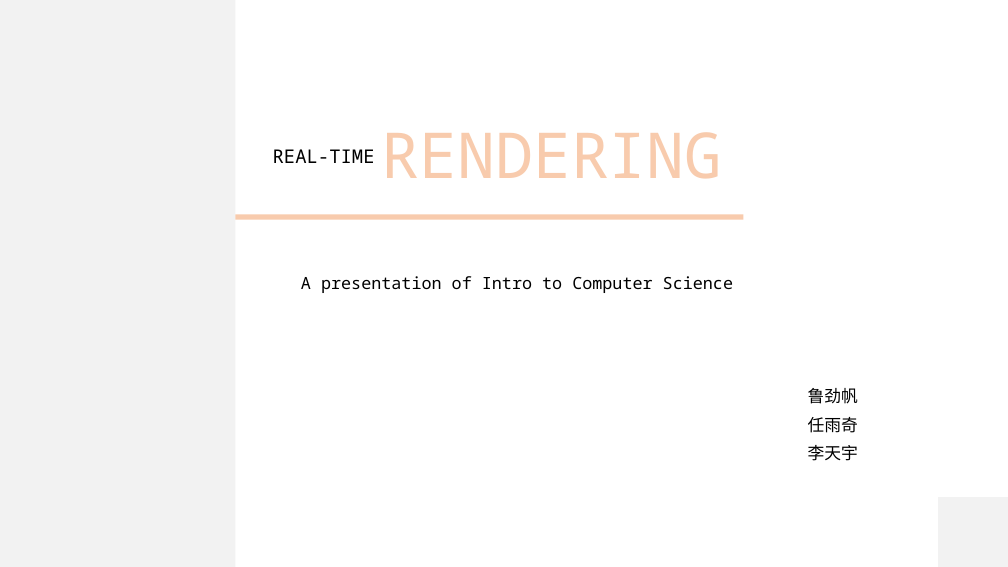
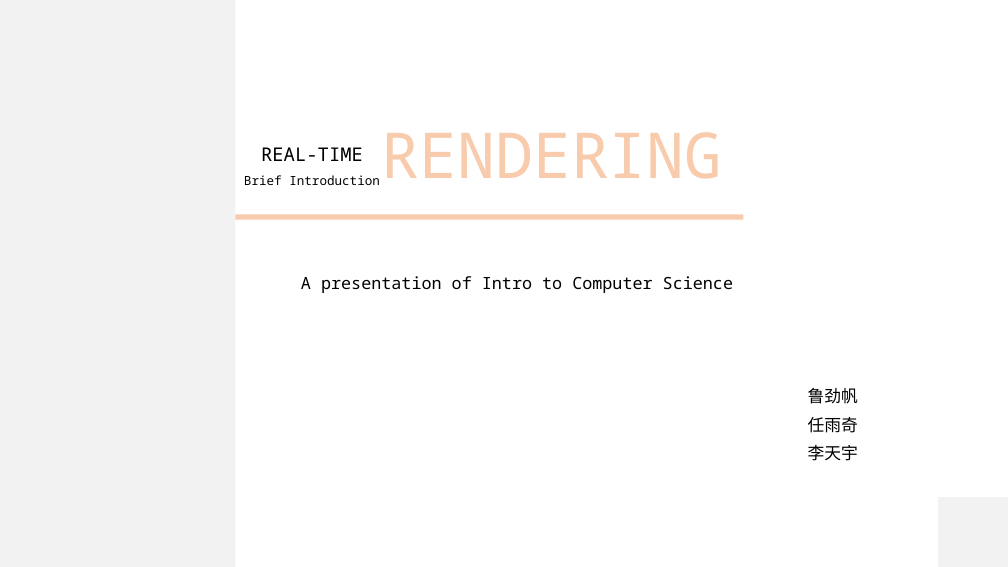
Before and after one commit to LJFYC007/Cosmos, a slide deck: slide 1 of Real-time rendering.pptx. Drawn at 1008x567 pixels with LibreOffice and Linux fonts; fonts in the diff are those of the drawing. Boxes give left, top, right and bottom in pixels: in the first picture for what was removed or moved away, otherwise in the second. Text is boxed around its words. In the diff, an @@ line names an element or a change of style, - is before the commit and + after.

```diff
--- a/Real-time rendering.pptx
+++ b/Real-time rendering.pptx
@@ text "REAL-TIME": place and size @@
-text "REAL-TIME" at (273, 149, 375, 163)
+text "REAL-TIME" at (261, 147, 363, 161)
@@ text "REAL-TIME" at (261, 147, 363, 161): alignment left to centre @@
@@ text added at (244, 175, 380, 185), 12 pt, text #000000 @@
+Brief Introduction
```
Also in this commit, not shown: 5 other slides changed, 3 slides added.
